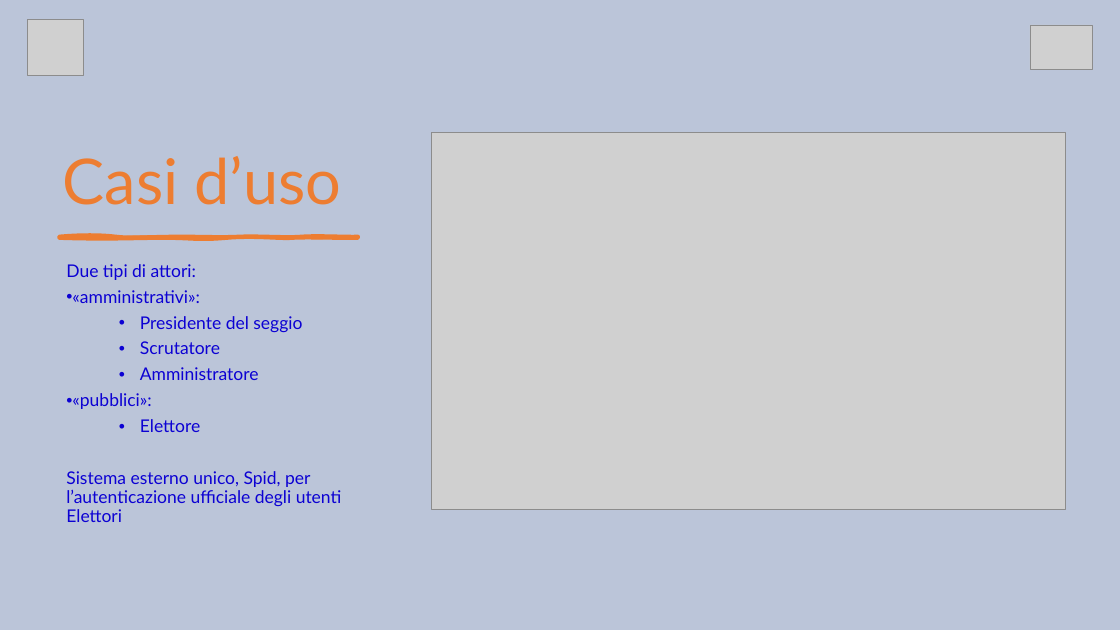
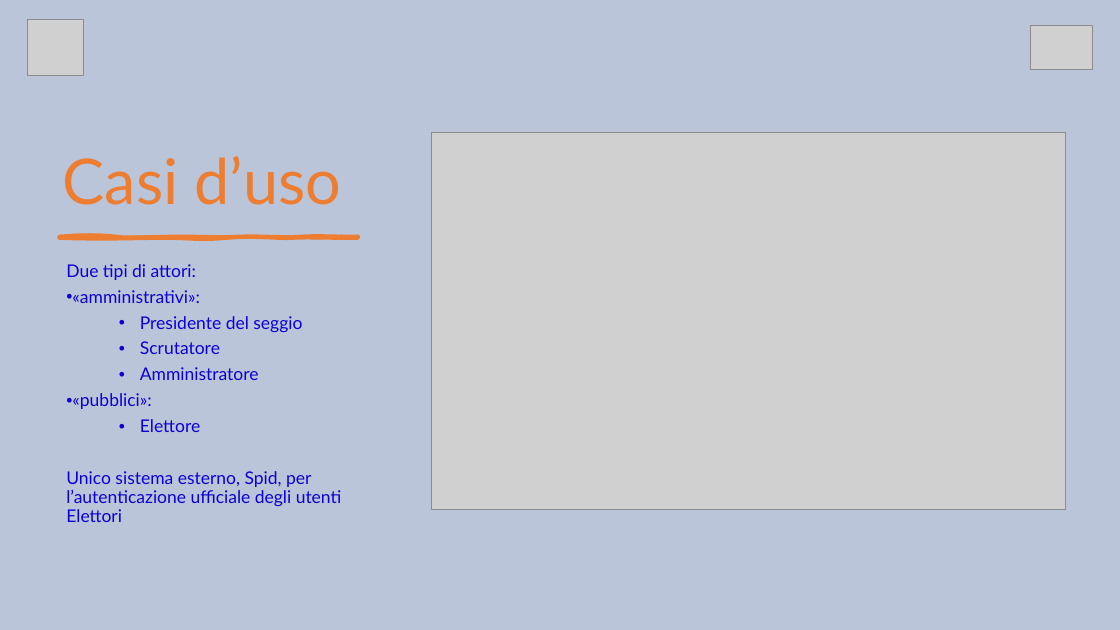
Before and after one commit to RiccardoBarbieri/iovoto, a slide deck: slide 3 of ioVoto.pptx. Drawn at 1120x630 pixels with LibreOffice and Linux fonts; fonts in the diff are those of the drawing; grey boxes stand for pictures. Boxes give left, top, right and bottom in pixels: in the first picture for what was removed or moved away, otherwise in the second. Text is boxed around its words. In the diff, an @@ line names an element or a change of style, - is before the commit and + after.

```diff
--- a/ioVoto.pptx
+++ b/ioVoto.pptx
@@ text at [66,471,342,522]: text changed @@
-Sistema esterno unico, Spid, per l’autenticazione ufficiale degli utenti Elettori
+Unico sistema esterno, Spid, per l’autenticazione ufficiale degli utenti Elettori
```
Also in this commit, not shown: 3 other slides changed, 1 slide removed, 2 other files.
